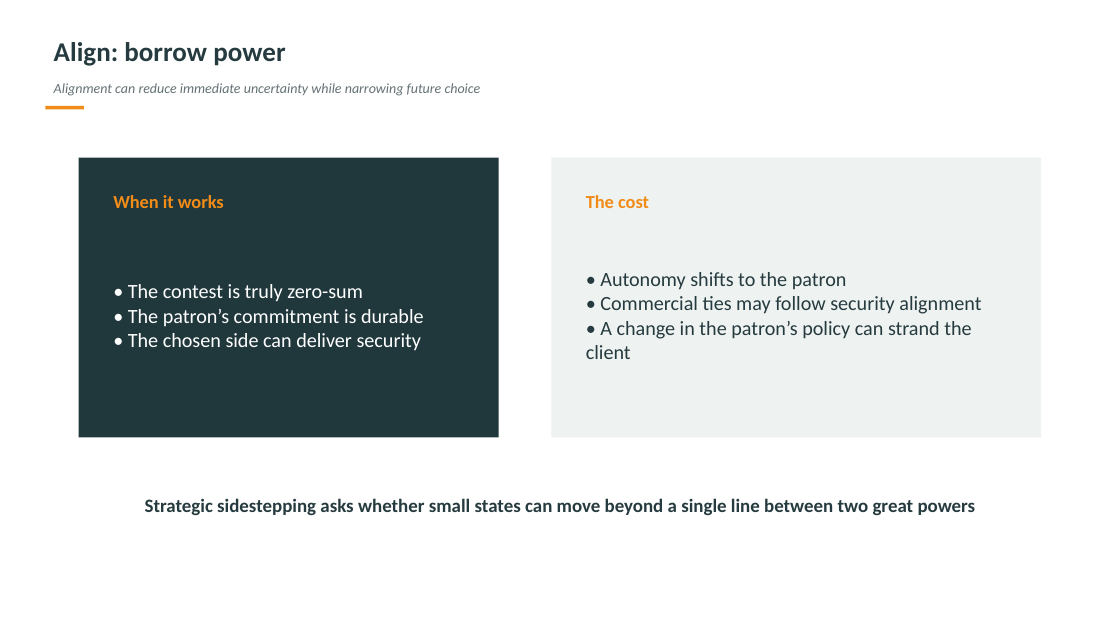
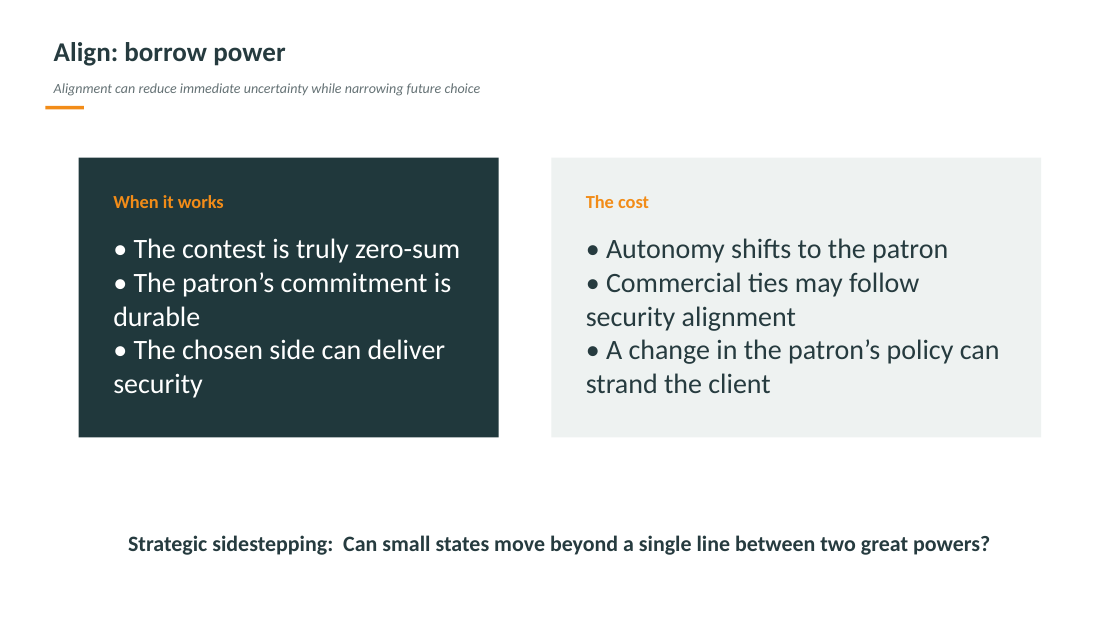
Before and after one commit to DannyQuah/DannyQuah.github.io, a slide deck: slide 27 of Storage/2026.09-Asia-in-a-Disrupted-World-Order-Danny.Quah-crafted-CP.pptx. Drawn at 1120x630 pixels with LibreOffice and Linux fonts; fonts in the diff are those of the drawing. Boxes give left, top, right and bottom in pixels: in the first picture for what was removed or moved away, otherwise in the second. Text is boxed around its words. In the diff, an @@ line names an element or a change of style, - is before the commit and + after.

```diff
--- a/Storage/2026.09-Asia-in-a-Disrupted-World-Order-Danny.Quah-crafted-CP.pptx
+++ b/Storage/2026.09-Asia-in-a-Disrupted-World-Order-Danny.Quah-crafted-CP.pptx
@@ text "• The contest is truly ..." at (113,238,460,398): size 17.2 to 24 pt @@
@@ text "• Autonomy shifts to the ..." at (586,238,1000,393): size 17.2 to 24 pt @@
@@ text at (128,535,990,555): text changed; size 16.2 to 18.8 pt @@
-Strategic sidestepping asks whether small states can move beyond a single line between two great powers
+Strategic sidestepping: Can small states move beyond a single line between two great powers?
```
Also in this commit, not shown: 20 other slides changed.
